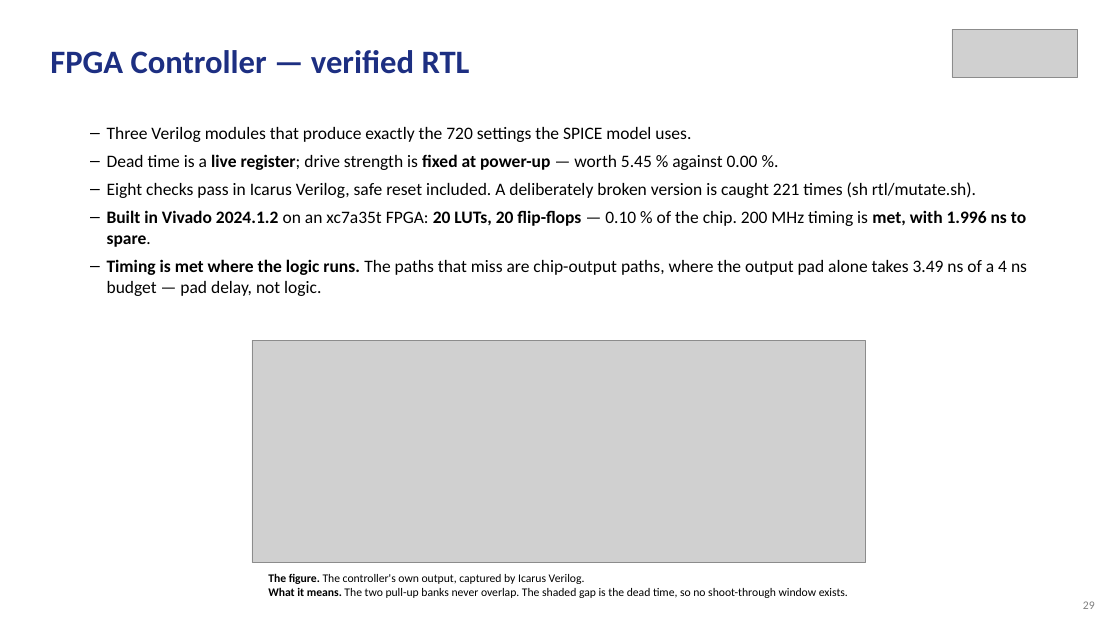
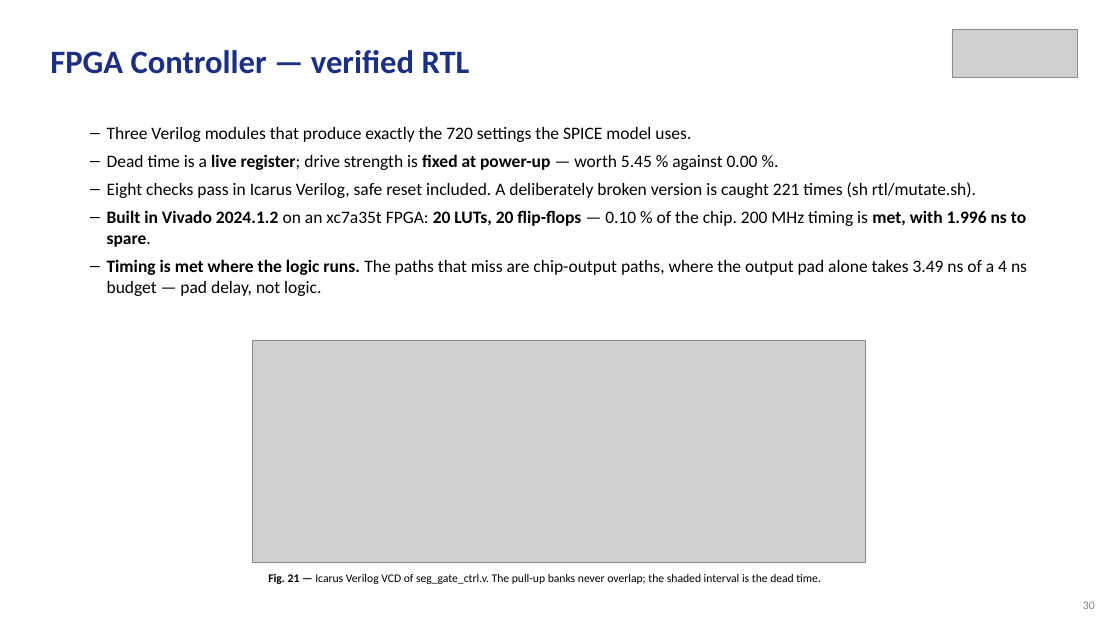
Before and after one commit to Amritha902/gan-driver, a slide deck: slide 30 of review/Review1_GaN_Segmented_Gate_Driver.pptx (slide 29 before the commit). Drawn at 1120x630 pixels with LibreOffice and Linux fonts; fonts in the diff are those of the drawing; grey boxes stand for pictures. Boxes give left, top, right and bottom in pixels: in the first picture for what was removed or moved away, otherwise in the second. Text is boxed around its words. In the diff, an @@ line names an element or a change of style, - is before the commit and + after.

```diff
--- a/review/Review1_GaN_Segmented_Gate_Driver.pptx
+++ b/review/Review1_GaN_Segmented_Gate_Driver.pptx
@@ text at (268, 574, 820, 584): text changed @@
-The figure. The controller's own output, captured by Icarus Verilog.
-What it means. The two pull-up banks never overlap. The shaded gap is the dead time, so no shoot-through window exists.
+Fig. 21 — Icarus Verilog VCD of seg_gate_ctrl.v. The pull-up banks never overlap; the shaded interval is the dead time.
@@ text at (1083, 601, 1095, 609): text changed @@
-29
+30
```
Also in this commit, not shown: 24 other slides changed, 4 slides added, 3 slides removed, 16 other files.
